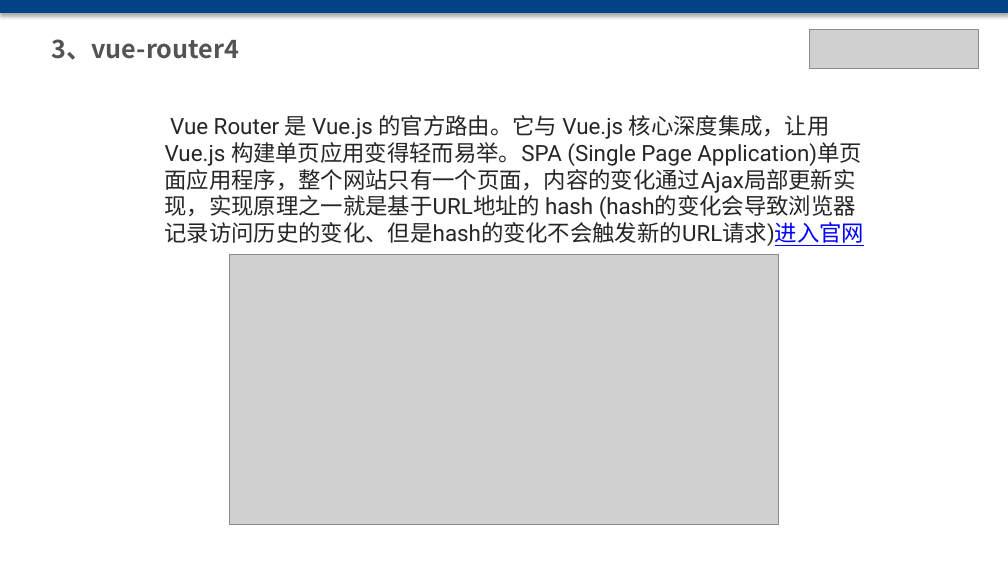
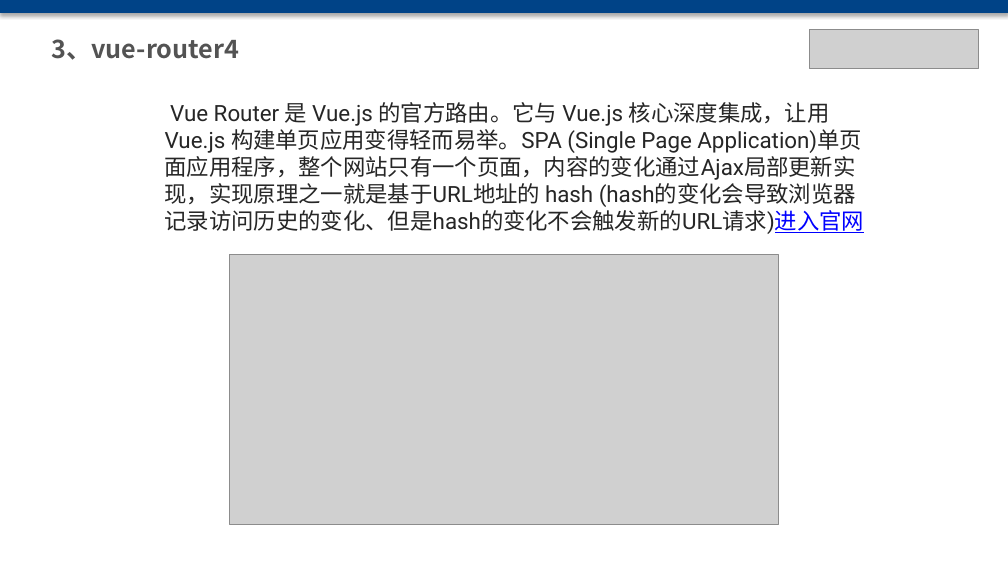
Before and after one commit to chxxx/vue3-vite-antd-admin, a slide deck: slide 8 of public/vue3 antdesign.pptx. Drawn at 1008x567 pixels with LibreOffice and Linux fonts; fonts in the diff are those of the drawing; grey boxes stand for pictures. Boxes give left, top, right and bottom in pixels: in the first picture for what was removed or moved away, otherwise in the second. Text is boxed around its words. In the diff, an @@ line names an element or a change of style, - is before the commit and + after.

```diff
--- a/public/vue3 antdesign.pptx
+++ b/public/vue3 antdesign.pptx
@@ text "Vue Router 是 Vue.js 的官方路由。它与 ...": place and size @@
-text "Vue Router 是 Vue.js 的官方路由。它与 ..." at <box>165,115,865,246</box>
+text "Vue Router 是 Vue.js 的官方路由。它与 ..." at <box>165,102,865,234</box>
```
Also in this commit, not shown: 3 other slides changed, 14 slides added, 2 slides removed, 6 other files.
